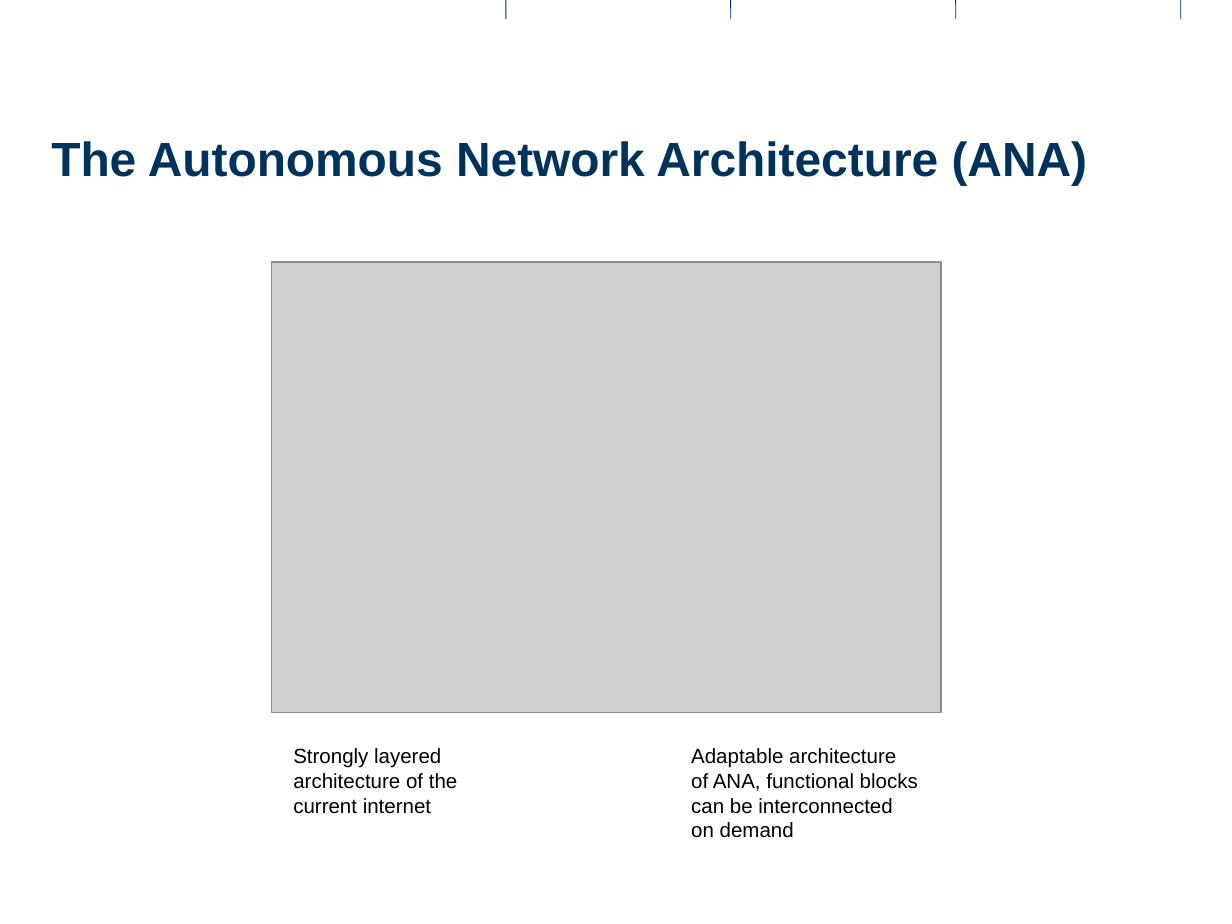
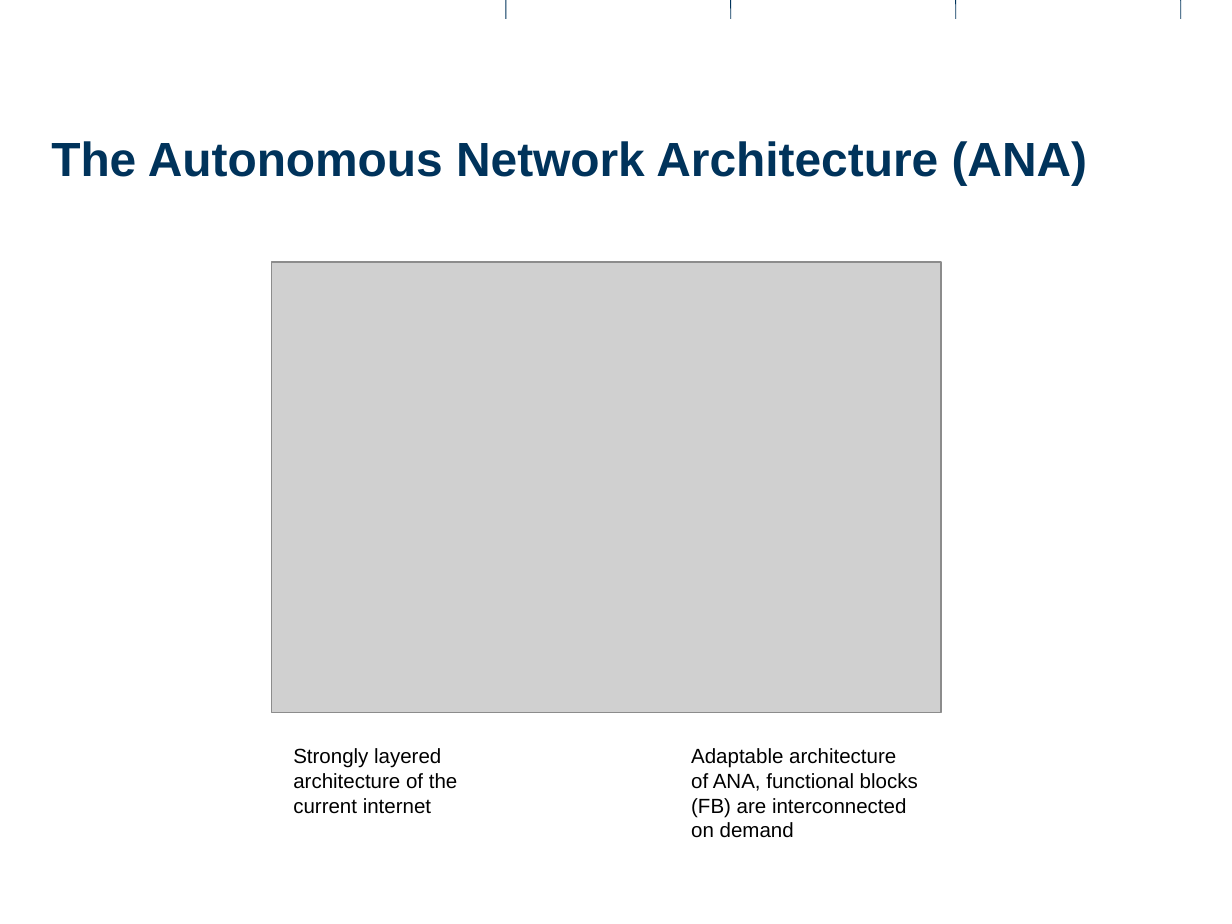
Before and after one commit to rihuber/ma, a slide deck: slide 3 of documents/presentations/intermediate1/intermediate1.odp (slide 4 before the commit). Drawn at 1232x924 pixels with LibreOffice and Linux fonts; fonts in the diff are those of the drawing; grey boxes stand for pictures; background and template pictures are left out. Boxes give left, top, right and bottom in pixels: in the first picture for what was removed or moved away, otherwise in the second. Text is boxed around its words. In the diff, an @@ line names an element or a change of style, - is before the commit and + after.

```diff
--- a/documents/presentations/intermediate1/intermediate1.odp
+++ b/documents/presentations/intermediate1/intermediate1.odp
@@ text at <box>691,748,918,838</box>: text changed @@
-Adaptable architecture of ANA, functional blocks can be interconnected on demand
+Adaptable architecture of ANA, functional blocks (FB) are interconnected on demand
```
Also in this commit, not shown: 10 other slides changed, 5 slides added, 3 slides removed.
